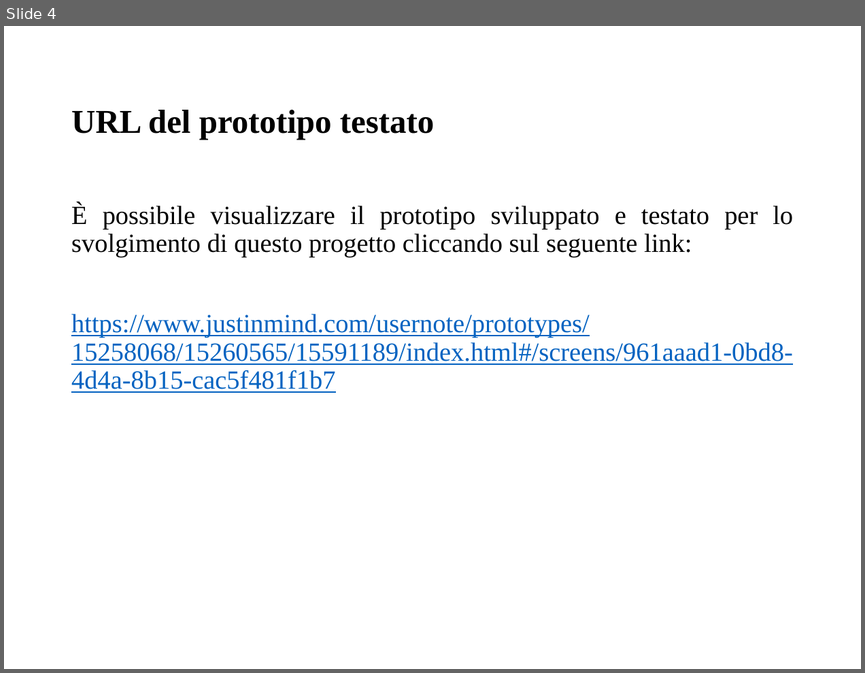
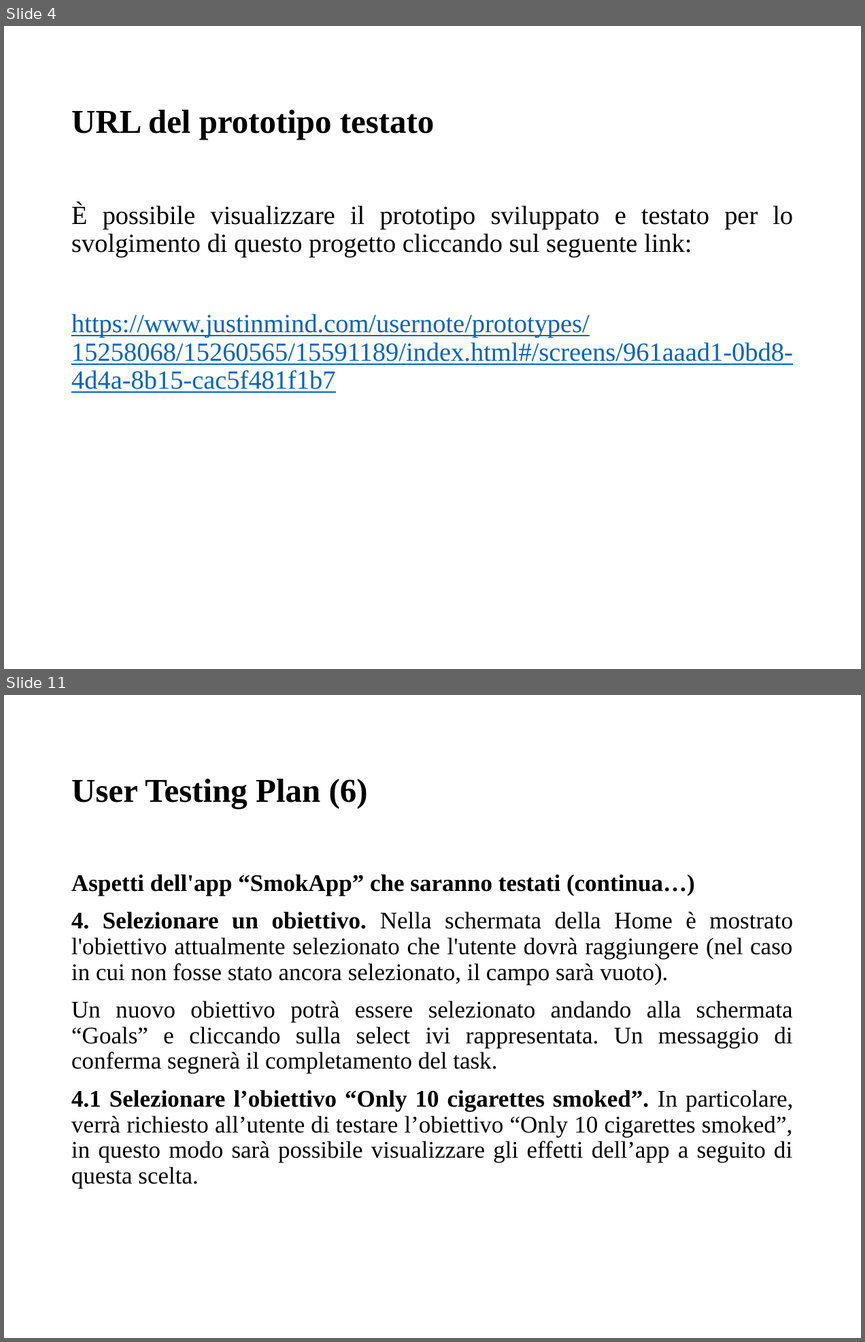
Before and after one commit to giusmastro91/Cognitive-systems, a slide deck: Prova_6/Leone_Mastrosimone_PresentazioneProgetto.pptx. Shown one above the other, each under a label of ours: slide 4 before the commit, slides 4 and 11 after it; the slides between them are not shown. The pictures are 865x673 and 865x1342 pixels, drawn with LibreOffice and Linux fonts; fonts in the diff are those of the drawing. Boxes give left, top, right and bottom in pixels: in the first picture for what was removed or moved away, otherwise in the second. Text is boxed around its words. In the diff, an @@ line names an element or a change of style, - is before the commit and + after.

```diff
--- a/Prova_6/Leone_Mastrosimone_PresentazioneProgetto.pptx
+++ b/Prova_6/Leone_Mastrosimone_PresentazioneProgetto.pptx
@@ slide 11 added at (x1=4, y1=695, x2=861, y2=1338), background #FFFFFF @@
@@ title added at (x1=71, y1=779, x2=368, y2=809), 28 pt, text #000000, bold @@
+User Testing Plan (6)
@@ text added at (x1=71, y1=874, x2=793, y2=1188), 20 pt, text #000000 @@
+Aspetti dell'app “SmokApp” che saranno testati (continua…)
+4. Selezionare un obiettivo. Nella schermata della Home è mostrato l'obiettivo attualmente selezionato che l'utente dovrà raggiungere (nel caso in cui non fosse stato ancora selezionato, il campo sarà vuoto).
+Un nuovo obiettivo potrà essere selezionato andando alla schermata “Goals” e cliccando sulla select ivi rappresentata. Un messaggio di conferma segnerà il completamento del task.
+4.1 Selezionare l’obiettivo “Only 10 cigarettes smoked”. In particolare, verrà richiesto all’utente di testare l’obiettivo “Only 10 cigarettes smoked”, in questo modo sarà possibile visualizzare gli effetti dell’app a seguito di questa scelta.
```
Also in this commit, not shown: 7 other slides added, 1 slide removed.
